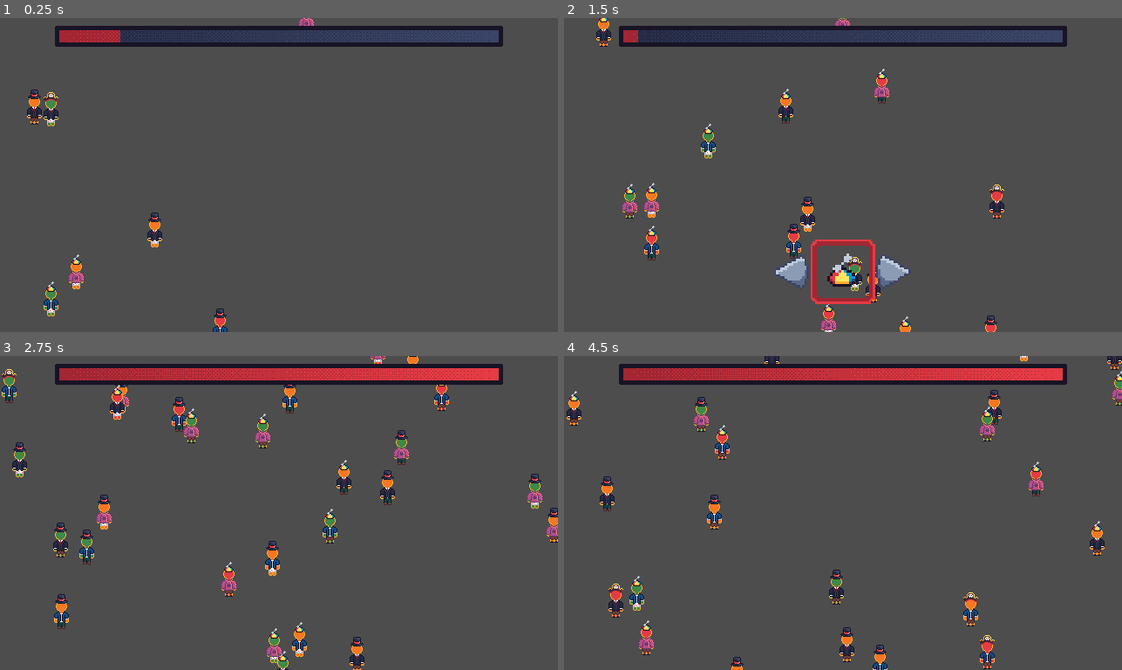
Above: before the commit, frames 1-4 (two rows, left to right).
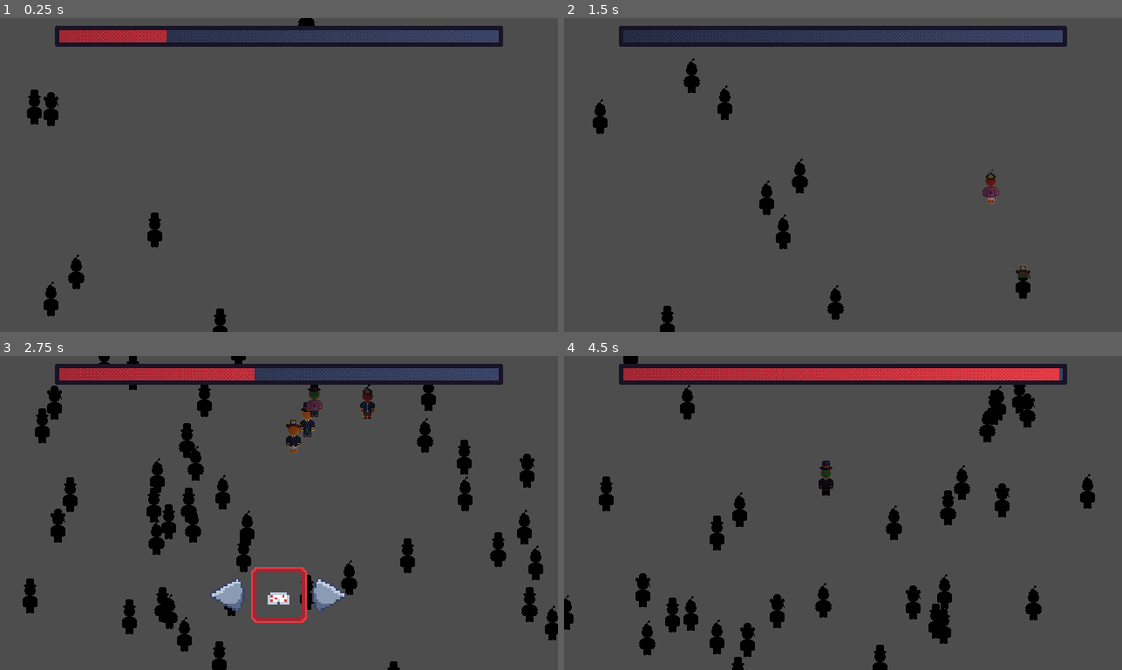
Above: after the commit, the same moments.

Repository: LaneMcMartin/FastFashion
Game: Godot game, scene res://main/main.tscn
Same seed, same stepped clock (60 frames per second), same inputs: the game is played once before the commit and once after it.
Inputs (mouse positions are in pixels of both pictures, inside the frame that each line leads up to):
- Up to frame 1 (0.25 s): no input
- Up to frame 2 (1.5 s): move the mouse to (664, 190) at 0.52 s; press the mouse at (664, 190) at 0.53 s; hold D (RIGHT) 0.53-1.28 s; move the mouse to (1021, 222) at 1.27 s; release the mouse at (1021, 222) at 1.28 s; hold A (LEFT) from 1.28 s (still down); tap Space (SELECT) at 1.35 s; click (1021, 222) at 1.42 s
- Up to frame 3 (2.75 s): move the mouse to (334, 443) at 2.02 s; release A (LEFT) at 2.03 s; press the mouse at (334, 443) at 2.03 s; hold D (RIGHT) from 2.03 s (still down)
- Up to frame 4 (4.5 s): move the mouse to (921, 654) at 2.77 s; release the mouse at (921, 654) at 2.78 s; tap Space (SELECT) at 2.85, 4.35 s; click (921, 654) at 2.92 s; move the mouse to (1121, 604) at 3.52 s; release D (RIGHT) at 3.53 s; press the mouse at (1121, 604) at 3.53 s; hold A (LEFT) from 3.53 s (still down); move the mouse to (859, 434) at 4.27 s; release the mouse at (859, 434) at 4.28 s; click (859, 434) at 4.42 s

The runs differ from the first frame. In frame 1, 1.5% of the frame differs, in the area x 4-57%, y 0-100%; in frame 2, 6.3%; in frame 3, 15%, in the area x 0-100%, y 0-100%; in frame 4, 8.4%.

Commit message:
Implemented flashlight and fixed timer

Diff:
--- /dev/null
+++ b/flashlight/flashlight.gd
@@ -0,0 +1,5 @@
+extends PointLight2D
+
+# Attach the flashlight to the cursor
+func _process(delta):
+	position = get_viewport().get_mouse_position()
--- a/level_manager/level_manager.tscn
+++ b/level_manager/level_manager.tscn
@@ -1,10 +1,22 @@
-[gd_scene load_steps=6 format=3 uid="uid://dag42htys0nry"]
+[gd_scene load_steps=9 format=3 uid="uid://dag42htys0nry"]
 
 [ext_resource type="Script" path="res://level_manager/level_manager.gd" id="1_fsc01"]
 [ext_resource type="PackedScene" uid="uid://dxw62ub5owp03" path="res://selector/selector.tscn" id="2_ar0d8"]
 [ext_resource type="Script" path="res://level_manager/npc_handler.gd" id="3_s0gmi"]
 [ext_resource type="Script" path="res://level_manager/time_handler.gd" id="4_7hu5c"]
 [ext_resource type="PackedScene" uid="uid://deexf16n0hiju" path="res://time_bar/time_bar.tscn" id="4_whsmh"]
+[ext_resource type="Script" path="res://flashlight/flashlight.gd" id="6_c55d4"]
+
+[sub_resource type="Gradient" id="Gradient_37xxl"]
+colors = PackedColorArray(1, 1, 1, 1, 0, 0, 0, 1)
+
+[sub_resource type="GradientTexture2D" id="GradientTexture2D_uf0hx"]
+gradient = SubResource("Gradient_37xxl")
+width = 128
+height = 128
+fill = 1
+fill_from = Vector2(0.5, 0.5)
+fill_to = Vector2(0, 0)
 
 [node name="LevelManager" type="Node2D"]
 script = ExtResource("1_fsc01")
@@ -28,5 +40,12 @@
 [node name="TimeBar" parent="TimeHandler/CanvasLayer" instance=ExtResource("4_whsmh")]
 step = 0.1
 
+[node name="Flashlight" type="PointLight2D" parent="."]
+texture = SubResource("GradientTexture2D_uf0hx")
+script = ExtResource("6_c55d4")
+
+[node name="AmbientLight" type="DirectionalLight2D" parent="."]
+blend_mode = 1
+
 [connection signal="timer_expired" from="TimeHandler" to="." method="_on_time_handler_timer_expired"]
 [connection signal="timeout" from="TimeHandler/Timer" to="TimeHandler" method="_on_timer_timeout"]
--- a/level_manager/time_handler.gd
+++ b/level_manager/time_handler.gd
@@ -7,26 +7,20 @@
 
 # Called when the node enters the scene tree for the first time.
 func _ready() -> void:
-	timer.stop()
-
+	timer.start()
 
 # Called every frame. 'delta' is the elapsed time since the previous frame.
 func _process(delta: float) -> void:
 	time_bar.value = ((timer.time_left / timer.wait_time) * 100)
 
-
 func start_timer(limit: int) -> void:
 	timer.wait_time = limit
 	var tween = get_tree().create_tween()
-	tween.tween_property(time_bar, "value", 100, 1).set_trans(Tween.TRANS_SINE)
-	tween.tween_callback(timer.start)
-
+	tween.tween_property(time_bar, "value", 100, 1).set_trans(Tween.TRANS_CUBIC)
+	tween.tween_callback(func(): timer.start())
 
 func stop_timer() -> void:
 	timer.stop()
-	var tween = get_tree().create_tween()
-	tween.tween_property(time_bar, "value", 100, 1).set_trans(Tween.TRANS_SINE)
-
 
 func _on_timer_timeout() -> void:
 	timer_expired.emit()
